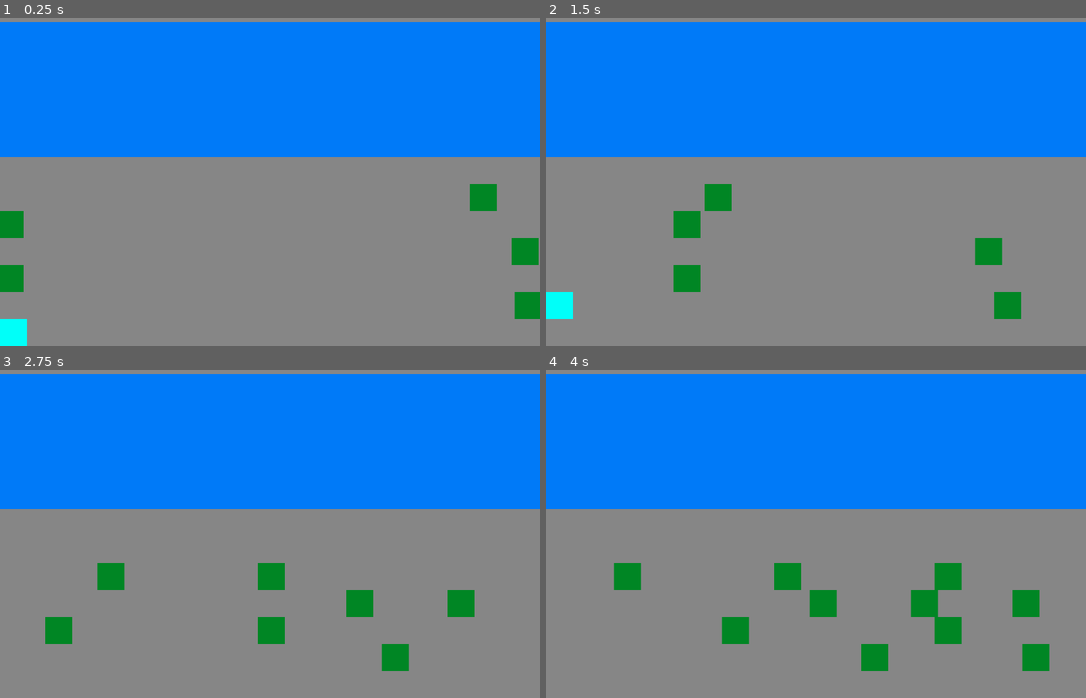
Above: before the commit, frames 1-4 (two rows, left to right).
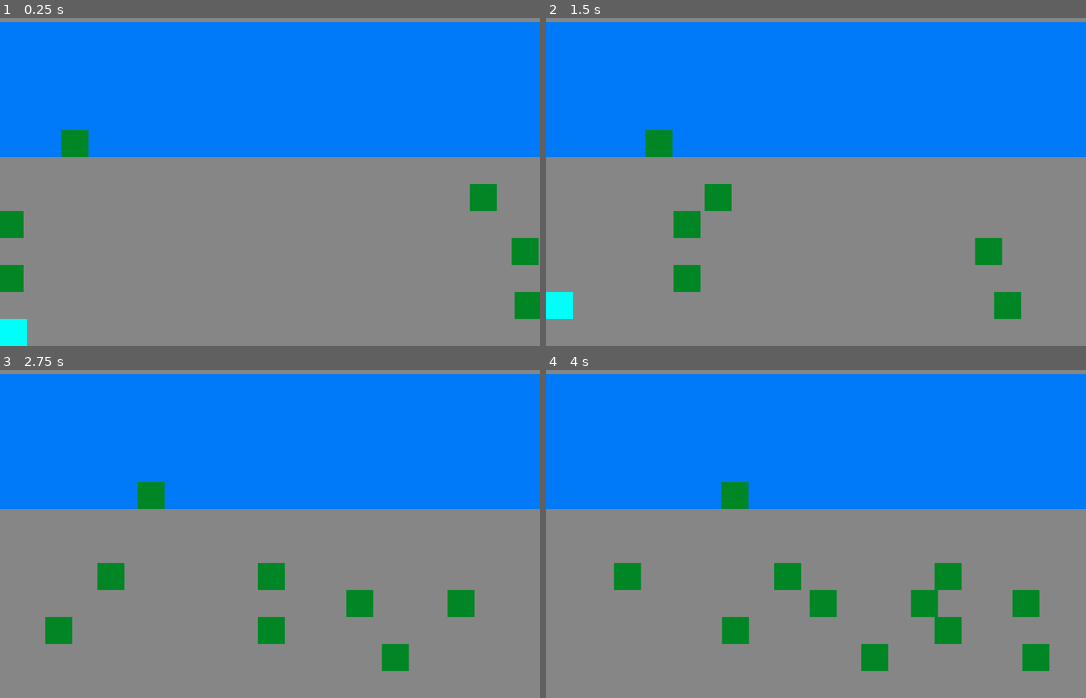
Above: after the commit, the same moments.

Repository: nandorespawns/frogger-clone
Game: Godot game, scene res://Scene/game.tscn
The game is run twice, just before and just after one commit, with the same random seed, the same clock (stepped at 60 frames per second) and the same inputs.
Inputs:
- Up to frame 1 (0.25 s): no input
- Up to frame 2 (1.5 s): hold W (move_up) from 0.53 s (still down)
- Up to frame 3 (2.75 s): release W (move_up) at 2.03 s; hold A (move_left) from 2.03 s (still down)
- Up to frame 4 (4 s): release A (move_left) at 3.53 s; hold S (move_down) from 3.53 s (still down)

The runs differ from the first frame. In frame 1, 0.4% of the frame differs, in the area x 11-17%, y 34-43%; in frame 2, 0.4%, in the area x 18-24%, y 34-43%; in frame 3, 0.4%; in frame 4, 0.4%.

Commit message:
NEED TO REDO-CAR MOVEMENT

Diff:
--- a/frogger-clone/Scene/TestTileMap.tscn
+++ b/frogger-clone/Scene/TestTileMap.tscn
@@ -7,14 +7,12 @@
 0:0/0 = 0
 0:0/0/custom_data_0 = true
 1:0/0 = 0
-1:0/0/physics_layer_0/polygon_0/points = PackedVector2Array(-8, -8, 8, -8, 8, 8, -8, 8)
 1:0/0/custom_data_0 = true
 0:1/0 = 0
 1:1/0 = 0
 0:2/0 = 0
 
 [sub_resource type="TileSet" id="TileSet_e2d8g"]
-physics_layer_0/collision_layer = 2
 custom_data_layer_0/name = "walkable"
 custom_data_layer_0/type = 1
 sources/0 = SubResource("TileSetAtlasSource_4qj1c")
--- a/frogger-clone/Scene/car_manager.tscn
+++ b/frogger-clone/Scene/car_manager.tscn
@@ -22,5 +22,3 @@
 [node name="CollisionShape2D2" type="CollisionShape2D" parent="dead_zone"]
 position = Vector2(443, 121)
 shape = SubResource("RectangleShape2D_txd8u")
-
-[connection signal="area_entered" from="dead_zone" to="." method="_on_dead_zone_area_entered"]
--- a/frogger-clone/Scene/game.tscn
+++ b/frogger-clone/Scene/game.tscn
@@ -1,7 +1,8 @@
-[gd_scene load_steps=3 format=3 uid="uid://ff61l4qvlynk"]
+[gd_scene load_steps=4 format=3 uid="uid://ff61l4qvlynk"]
 
 [ext_resource type="PackedScene" uid="uid://dg1b81eg7vabw" path="res://Scene/car_manager.tscn" id="1_4jv7b"]
 [ext_resource type="PackedScene" uid="uid://c1rjskso48co7" path="res://Scene/player.tscn" id="2_w51g1"]
+[ext_resource type="PackedScene" uid="uid://btuwn8q3dax7j" path="res://Scene/turtle.tscn" id="3_4jv7b"]
 
 [node name="Game" type="Node2D"]
 
@@ -9,3 +10,6 @@
 
 [node name="player" parent="." instance=ExtResource("2_w51g1")]
 position = Vector2(-8, 216)
+
+[node name="turtle" parent="." instance=ExtResource("3_4jv7b")]
+position = Vector2(27, 112)
--- a/frogger-clone/Scene/player.tscn
+++ b/frogger-clone/Scene/player.tscn
@@ -11,17 +11,14 @@
 size = Vector2(14, 14)
 
 [node name="player" type="Node2D"]
+z_index = 999
 script = ExtResource("1_y8w33")
 
 [node name="Sprite2D" type="Sprite2D" parent="."]
 texture = SubResource("AtlasTexture_y8w33")
 
-[node name="RayCast2D" type="RayCast2D" parent="."]
-target_position = Vector2(0, 17)
-collision_mask = 2
-
 [node name="hurtbox" type="Area2D" parent="."]
-collision_mask = 4
+collision_mask = 6
 
 [node name="CollisionShape2D" type="CollisionShape2D" parent="hurtbox"]
 shape = SubResource("RectangleShape2D_y8w33")
--- /dev/null
+++ b/frogger-clone/Scene/turtle.tscn
@@ -0,0 +1,27 @@
+[gd_scene load_steps=5 format=3 uid="uid://btuwn8q3dax7j"]
+
+[ext_resource type="Texture2D" uid="uid://bkinu4chiv3nl" path="res://Assets/placeholder_tileset.png" id="1_oll54"]
+[ext_resource type="Script" uid="uid://jk5qed1x4d4q" path="res://Scripts/turtle.gd" id="1_y3i3m"]
+
+[sub_resource type="AtlasTexture" id="AtlasTexture_y3i3m"]
+atlas = ExtResource("1_oll54")
+region = Rect2(16, 16, 16, 16)
+
+[sub_resource type="RectangleShape2D" id="RectangleShape2D_y3i3m"]
+size = Vector2(16, 16)
+
+[node name="turtle" type="Node2D"]
+script = ExtResource("1_y3i3m")
+direction_picked = "right"
+
+[node name="Sprite2D" type="Sprite2D" parent="."]
+texture = SubResource("AtlasTexture_y3i3m")
+
+[node name="hitbox" type="Area2D" parent="."]
+collision_layer = 2
+
+[node name="CollisionShape2D" type="CollisionShape2D" parent="hitbox"]
+shape = SubResource("RectangleShape2D_y3i3m")
+
+[connection signal="area_entered" from="hitbox" to="." method="_on_hitbox_area_entered"]
+[connection signal="area_exited" from="hitbox" to="." method="_on_hitbox_area_exited"]
--- a/frogger-clone/Scripts/player.gd
+++ b/frogger-clone/Scripts/player.gd
@@ -8,14 +8,15 @@
 	"move_down": Vector2.DOWN
 }
 
-@onready var ray: RayCast2D = $RayCast2D
 
-var animation_speed = 5
+var animation_speed = 0.2
 var moving = false
+
 
 func _ready() -> void:
 	position = position.snapped(Vector2.ONE * tile_size)
 	position += Vector2.ONE * tile_size/2
+
 
 
 func _unhandled_input(event):
@@ -26,19 +27,15 @@
 			move(dir)
 
 func move(dir):
-	ray.target_position = inputs[dir] * tile_size
-	ray.force_raycast_update()
-	if !ray.is_colliding():
-		#position += inputs[dir] * tile_size
-		var tween = create_tween()
+	var tween = create_tween()
 
-		tween.tween_property(self, "position",
-		position + inputs[dir] * tile_size,
-		1.0/animation_speed).set_trans(Tween.TRANS_LINEAR)
+	tween.tween_property(self, "position",
+	position + inputs[dir] * tile_size,
+	animation_speed).set_trans(Tween.TRANS_LINEAR)
 
-		moving = true
-		await tween.finished
-		moving = false
+	moving = true
+	await tween.finished
+	moving = false
 
 
 func _on_hurtbox_area_entered(_area: Area2D) -> void:
--- /dev/null
+++ b/frogger-clone/Scripts/turtle.gd
@@ -0,0 +1,30 @@
+extends Node2D
+
+var tile_size = 16
+
+var speed = 0.3
+
+var direction = {
+	"right": speed,
+	"left": -speed
+}
+
+
+
+@export var direction_picked: String
+@onready var hitbox: Area2D = $hitbox
+var area_array = []
+
+
+func _ready() -> void:
+	position = position.snapped(Vector2.ONE * tile_size)
+	position += Vector2.ONE * tile_size/2
+
+func _physics_process(_delta: float) -> void:
+	position.x += direction[direction_picked]
+
+	if hitbox.get_overlapping_areas():
+		var areas = hitbox.get_overlapping_areas()
+		for area in areas:
+			var player = area.get_parent()
+			player.position.x += direction[direction_picked]
--- a/frogger-clone/project.godot
+++ b/frogger-clone/project.godot
@@ -57,7 +57,7 @@
 [layer_names]
 
 2d_physics/layer_1="player"
-2d_physics/layer_2="non-walkable-tile"
+2d_physics/layer_2="turtle"
 2d_physics/layer_3="car"
 2d_physics/layer_5="dead_zone"
 
Not shown, added: frogger-clone/Scripts/turtle.gd.uid
